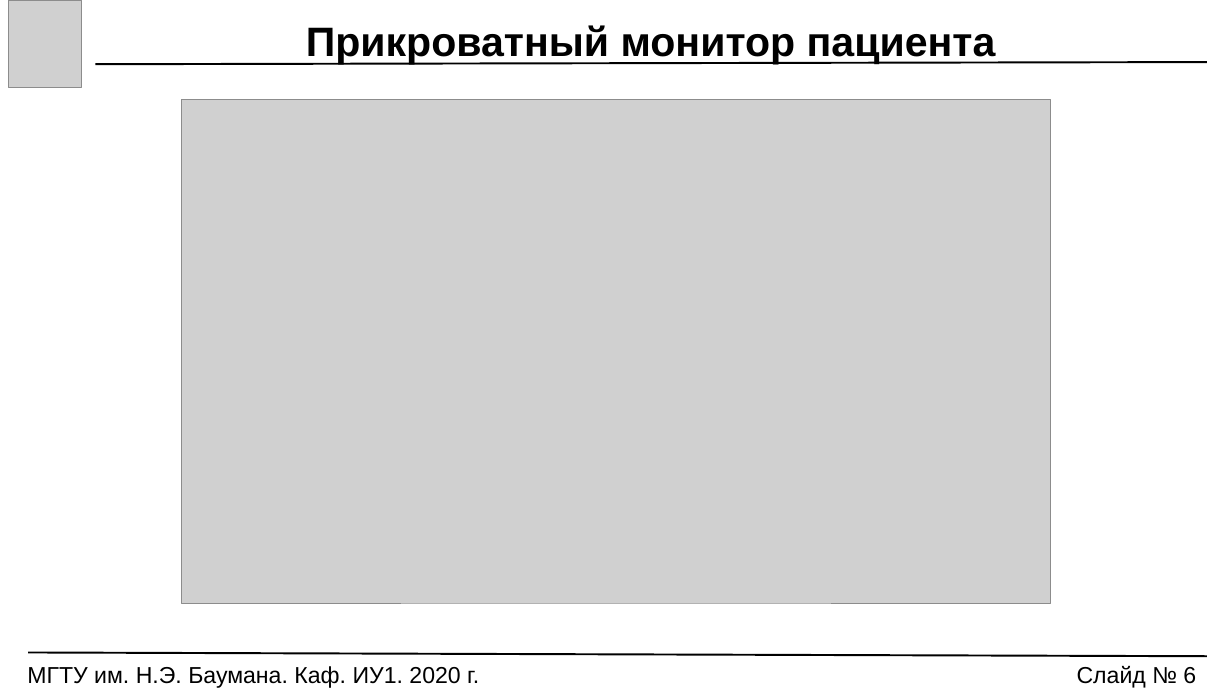
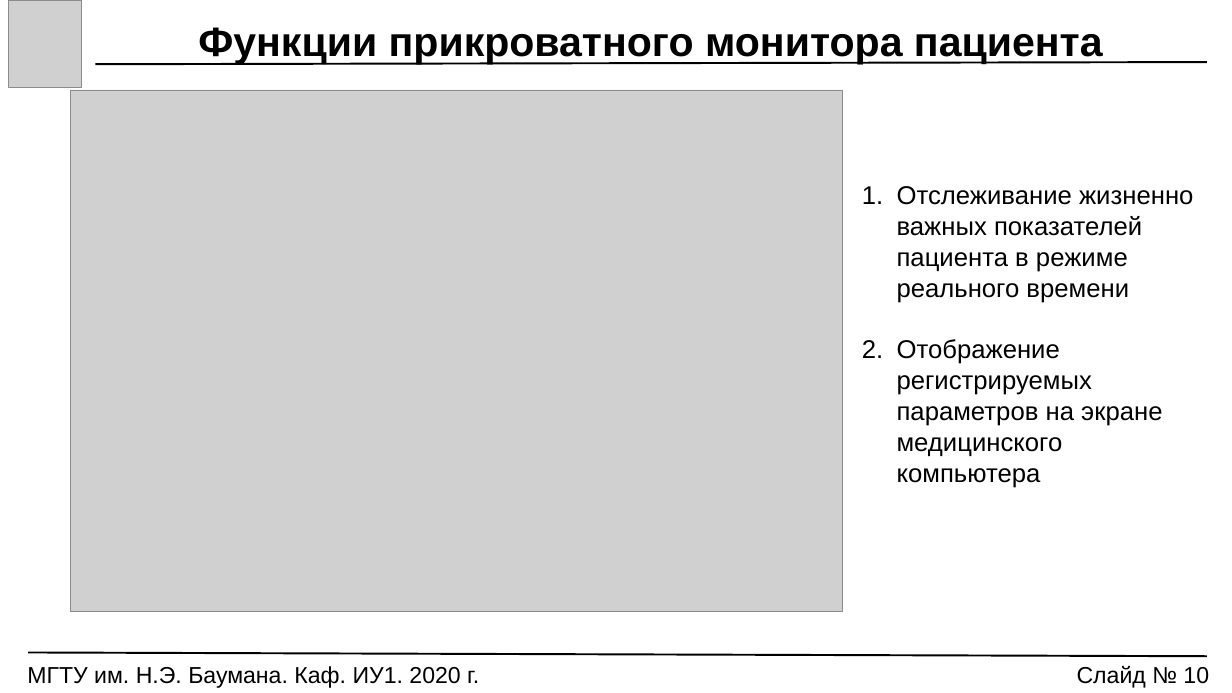
Before and after one commit to Markus85666/Graduation-Qualification-Work, a slide deck: slide 10 of РЕЧЬ_ПРЕЗЕНТАЦИЯ/VKR_Prezentatsia.pptx (slide 6 before the commit). Drawn at 1232x693 pixels with LibreOffice and Linux fonts; fonts in the diff are those of the drawing; grey boxes stand for pictures. Boxes give left, top, right and bottom in pixels: in the first picture for what was removed or moved away, otherwise in the second. Text is boxed around its words. In the diff, an @@ line names an element or a change of style, - is before the commit and + after.

```diff
--- a/РЕЧЬ_ПРЕЗЕНТАЦИЯ/VKR_Prezentatsia.pptx
+++ b/РЕЧЬ_ПРЕЗЕНТАЦИЯ/VKR_Prezentatsia.pptx
@@ text at box(198, 27, 1103, 65): text changed @@
-Прикроватный монитор пациента
+Функции прикроватного монитора пациента
@@ picture: place and size @@
-picture at box(181, 100, 1051, 604)
+picture at box(70, 90, 843, 611)
@@ text added at box(897, 186, 1193, 488), 20 pt, text #000000 @@
+1. Отслеживание жизненно важных показателей пациента в режиме реального времени
+2. Отображение регистрируемых параметров на экране медицинского компьютера
@@ text at box(1077, 666, 1209, 688): text changed @@
-Слайд № 6
+Слайд № 10
```
Also in this commit, not shown: 12 other slides changed, 9 slides added, 16 other files.
